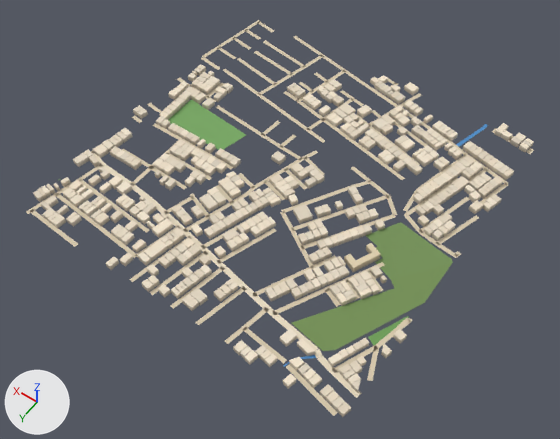
The glTF model public/assets/bengaluru-region-v1/tiles/t21_11-l1.glb as it was, and as the next commit left it.
The view is the same before and after, from a 50 mm lens placed at (10352.0, 6324.0, 801.0), pointed at (10731.0, 5794.0, -33.0). Lighting does not change. The marker at lower left points along +X, +Y and +Z. The first picture is the older version. Vertices at exactly the same position are counted once.

Before the edit, the objects in view are built like this:
```python
me_building = bpy.data.meshes.new('building')
me_building.from_pydata(...)  # 4080 vertices, 5108 faces; spans x -6.0..506.0, y -9.0..506.0, z 0.0..10.0
me_building.materials.append(mat_building)
me_ground = bpy.data.meshes.new('ground')
me_ground.from_pydata(...)  # 813 vertices, 646 faces; spans x -3.0..503.0, y -3.0..503.0, z 1.0
me_ground.materials.append(mat_ground)
ob_building = bpy.data.objects.new('building', me_building)
ob_building.location = (10500.0, 5500.0, 0.0)
ob_ground = bpy.data.objects.new('ground', me_ground)
ob_ground.location = (10500.0, 5500.0, 0.0)
```
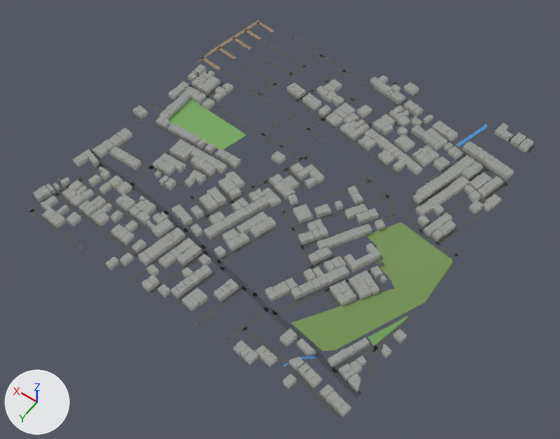
Edits to the scene script, one JSON object a line:
```json
{"block": "me_building", "where": "# used by ob_building; location = (10500.0, 5500.0, 0.0)"}
{"op": "remove", "block": "me_building", "code": "me_building.from_pydata(...)  # 4080 vertices, 5108 faces; spans x -6.0..506.0, y -9.0..506.0, z 0.0..10.0"}
{"op": "add", "block": "me_building", "code": "me_building.from_pydata(...)  # 4080 vertices, 6132 faces; spans x -6.0..506.0, y -9.0..506.0, z 0.0..10.0"}
{"block": "me_building", "change": "me_building part 1: 5108 kept faces spanning x -6.0..506.0, y -9.0..506.0, z 0.0..10.0 get new vertex colours"}
{"block": "me_ground", "where": "# used by ob_ground; location = (10500.0, 5500.0, 0.0)"}
{"op": "remove", "block": "me_ground", "code": "me_ground.from_pydata(...)  # 813 vertices, 646 faces; spans x -3.0..503.0, y -3.0..503.0, z 1.0"}
{"op": "add", "block": "me_ground", "code": "me_ground.from_pydata(...)  # 825 vertices, 658 faces; spans x 0.0..500.0, y 0.0..500.0, z 1.0"}
{"block": "me_ground", "change": "me_ground part 2: 20 vertices moved from x 231.0..503.0, y -3.0..503.0, z 1.0 to x 232.0..500.0, y 0.0..500.0, z 1.0; 15 vertices removed from x 194.0..501.0, y 3.0..501.0, z 1.0; 23 vertices added at x 194.0..500.0, y 0.0..500.0, z 1.0"}
{"block": "me_ground", "change": "me_ground part 3: 14 vertices moved from x -3.0..245.0, y -3.0..494.0, z 1.0 to x 0.0..251.0, y 0.0..494.0, z 1.0; 19 vertices removed from x -3.0..85.0, y 7.0..503.0, z 1.0; 23 vertices added at x 0.0..251.0, y 0.0..500.0, z 1.0"}
{"block": "me_ground", "change": "me_ground part 4: 474 kept faces spanning x 0.0..500.0, y 0.0..500.0, z 1.0 get new vertex colours; the middle colour goes from beige #d7c9ae to dark grey #535556"}
```

Where the change shows, as pixel boxes (x1, y1, x2, y2) in the pictures (560 x 439 px; the box of a moved part takes in the faces that stretch with it):
```json
{"object": "ground", "change": "reshaped", "before": [26, 20, 534, 416], "after": [26, 20, 534, 419]}
{"part": 1, "of": "me_building", "change": "recoloured", "before": [33, 64, 534, 417], "after": [33, 64, 534, 417], "on screen": "darker"}
{"part": 2, "of": "me_ground", "change": "moved or reshaped", "before": [31, 36, 323, 325], "after": [31, 33, 323, 325]}
{"part": 3, "of": "me_ground", "change": "moved or reshaped", "before": [286, 78, 534, 416], "after": [286, 79, 534, 419]}
{"part": 4, "of": "me_ground", "change": "recoloured", "before": [26, 20, 514, 390], "after": [26, 20, 514, 390]}
```
